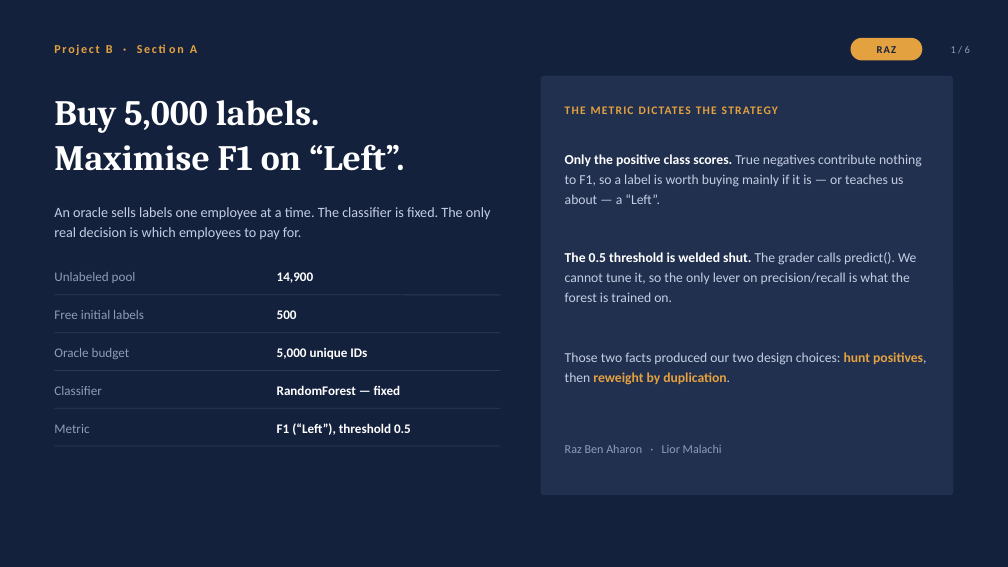
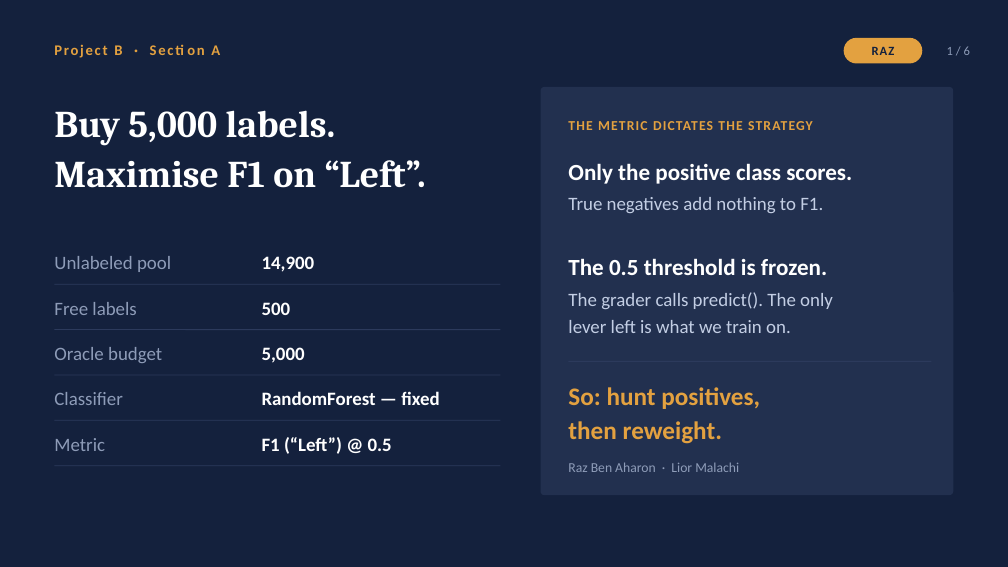
Before and after one commit to razbenaharon/active_learning, a slide deck: slide 1 of presentation/ProjectB_SectionA.pptx. Drawn at 1008x567 pixels with LibreOffice and Linux fonts; fonts in the diff are those of the drawing. Boxes give left, top, right and bottom in pixels: in the first picture for what was removed or moved away, otherwise in the second. Text is boxed around its words. In the diff, an @@ line names an element or a change of style, - is before the commit and + after.

```diff
--- a/presentation/ProjectB_SectionA.pptx
+++ b/presentation/ProjectB_SectionA.pptx
@@ text "Project B · Section A" at box(114, 45, 220, 55): size 11.5 to 14 pt @@
@@ text "RAZ" at box(872, 47, 895, 55): size 10 to 12 pt @@
@@ rounded rectangle: place and size @@
-rounded rectangle at box(851, 38, 923, 60)
+rounded rectangle at box(844, 38, 923, 64)
@@ text "1 / 6" at box(947, 46, 970, 55): size 10 to 12 pt @@
@@ text "Buy 5,000 labels.": place and size @@
-text "Buy 5,000 labels." at box(54, 100, 405, 171)
+text "Buy 5,000 labels." at box(54, 110, 425, 188)
@@ text "Buy 5,000 labels." at box(54, 110, 425, 188): size 34 to 36 pt; line spacing 1.06 to 1.1 @@
@@ rounded rectangle: place and size @@
-rounded rectangle at box(541, 76, 954, 495)
+rounded rectangle at box(541, 87, 954, 495)
@@ text "THE METRIC DICTATES THE STRATEGY": place and size @@
-text "THE METRIC DICTATES THE STRATEGY" at box(565, 98, 929, 121)
+text "THE METRIC DICTATES THE STRATEGY" at box(568, 121, 813, 130)
@@ text "THE METRIC DICTATES THE STRATEGY" at box(568, 121, 813, 130): size 11 to 13 pt @@
@@ text added at box(568, 163, 852, 184), 22 pt, text #FFFFFF, bold @@
+Only the positive class scores.
@@ text removed at box(54, 207, 490, 240) @@
-An oracle sells labels one employee at a time. The classifier is fixed. The only real decision is which employees to pay for.
@@ text at box(568, 197, 823, 213): text changed; size 13 to 18 pt @@
-Only the positive class scores. True negatives contribute nothing to F1, so a label is worth buying mainly if it is — or teaches us about — a “Left”.
+True negatives add nothing to F1.
@@ text "Unlabeled pool": place and size @@
-text "Unlabeled pool" at box(54, 272, 136, 283)
+text "Unlabeled pool" at box(54, 256, 171, 272)
@@ text "14,900": place and size @@
-text "14,900" at box(277, 272, 314, 283)
+text "14,900" at box(262, 256, 315, 272)
@@ text at box(568, 258, 827, 275): text changed; size 13 to 22 pt; text colour #C3CEE4 to #FFFFFF; bold on @@
-The 0.5 threshold is welded shut. The grader calls predict(). We cannot tune it, so the only lever on precision/recall is what the forest is trained on.
+The 0.5 threshold is frozen.
@@ line moved from (54, 295) - (501, 295) to (54, 284) - (501, 284) @@
@@ text "500": place and size @@
-text "500" at box(277, 310, 297, 319)
+text "500" at box(262, 302, 291, 315)
@@ text at box(568, 292, 833, 333): text changed; size 13 to 18 pt @@
-Those two facts produced our two design choices: hunt positives, then reweight by duplication.
+The grader calls predict(). The only
+lever left is what we train on.
@@ text at box(54, 302, 136, 315): text changed; size 12.5 to 18 pt @@
-Free initial labels
+Free labels
@@ line moved from (54, 333) - (501, 333) to (54, 330) - (501, 330) @@
@@ text at box(262, 347, 305, 363): text changed; size 12.5 to 18 pt @@
-5,000 unique IDs
+5,000
@@ line moved from (54, 371) - (501, 371) to (54, 375) - (501, 375) @@
@@ text "RandomForest — fixed": place and size @@
-text "RandomForest — fixed" at box(277, 385, 401, 395)
+text "RandomForest — fixed" at box(262, 391, 439, 405)
@@ text added at box(568, 387, 760, 444), 24 pt, text #E3A140, bold @@
+So: hunt positives,
+then reweight.
@@ line added from (569, 361) to (932, 361), #2C3A5C 1 pt @@
@@ size 12.5 to 18 pt in 7 elements at box(54, 347, 162, 363), box(262, 302, 291, 315), box(262, 391, 439, 405), box(54, 392, 122, 405), box(262, 256, 315, 272), box(54, 256, 171, 272), box(54, 438, 105, 451) @@
@@ text "Metric": place and size @@
-text "Metric" at box(54, 424, 89, 433)
+text "Metric" at box(54, 438, 105, 451)
@@ line moved from (54, 408) - (501, 408) to (54, 420) - (501, 420) @@
@@ text at box(262, 437, 392, 454): text changed; size 12.5 to 18 pt @@
-F1 (“Left”), threshold 0.5
+F1 (“Left”) @ 0.5
@@ line moved from (54, 446) - (501, 446) to (54, 466) - (501, 466) @@
@@ text "Raz Ben Aharon · Lior ...": place and size @@
-text "Raz Ben Aharon · Lior ..." at box(565, 445, 722, 453)
+text "Raz Ben Aharon · Lior ..." at box(568, 462, 739, 472)
@@ text "Raz Ben Aharon · Lior ..." at box(568, 462, 739, 472): size 11.5 to 13 pt @@
```
Also in this commit, not shown: 5 other slides changed, 1 other file.
